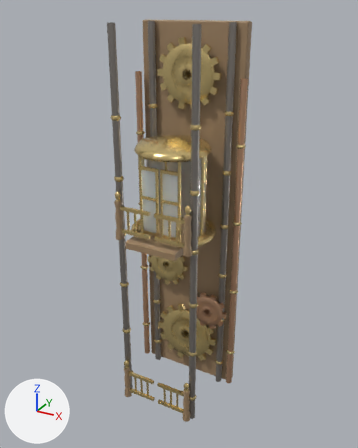
Before and after pictures for a commit that changed the glTF model assets/architecture/elevator_tower.glb.
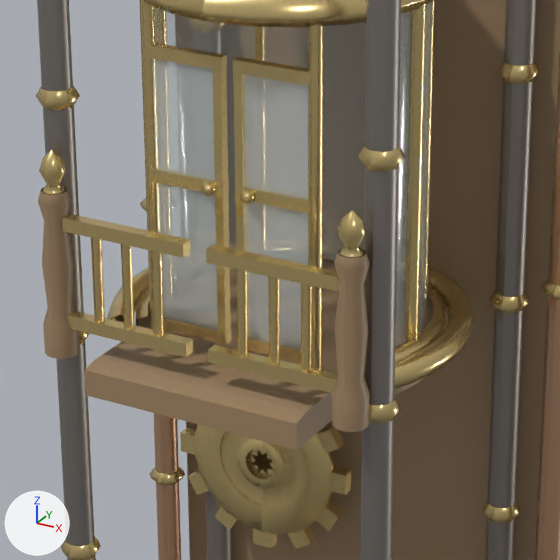
The first picture shows the older version from a 50 mm camera at (3.14, -4.16, 6.08) aimed at (0.05, 1.44, 3.27). The close-ups show the older and then the newer version on the part from 29% to 66% of the width and 35% to 64% of the height of that picture. Only the edits that show in the close-ups are written down. Every picture has the same lights, and +X, +Y and +Z are marked at lower left. Where no turn or scale is listed for an object, it has been applied to the vertices. Vertices at exactly the same position are counted once.

The scene before the commit, as lines of its bpy script (objects in view):
```python
ob_cabindoor_r = bpy.data.objects.new('CabinDoor_R', me_cabindoor_r_mesh)
ob_cabindoor_r.location = (0.29, 1.02, 3.2)
ob_elevator_tower_static = bpy.data.objects.new('Elevator_Tower_Static', me_elevator_tower_static_mesh)
ob_elevator_tower_static.location = (0.0, 1.38, 0.0)
ob_liftgate_f2l = bpy.data.objects.new('LiftGate_f2L', me_liftgate_f2l_mesh)
ob_liftgate_f2l.location = (-0.48, 0.82, 3.18)
ob_liftgate_f2r = bpy.data.objects.new('LiftGate_f2R', me_liftgate_f2r_mesh)
ob_liftgate_f2r.location = (0.48, 0.82, 3.18)
# me_liftgate_f2l_mesh
# before: 1 (0.44, -0.02, 0.427) at pixel (183, 257), 2 (0.44, -0.02, 0.472) at pixel (183, 243), 4 (0.44, 0.02, 0.427) at pixel (190, 253), 7 (0.44, 0.02, 0.472) at pixel (190, 239)
# before: 9 (0.44, -0.02, 0.097) at pixel (186, 357), 10 (0.44, -0.02, 0.142) at pixel (185, 343), 12 (0.44, 0.02, 0.097) at pixel (193, 352), 15 (0.44, 0.02, 0.142) at pixel (192, 339)
# me_liftgate_f2r_mesh
# before: 0 (-0.44, -0.02, 0.427) at pixel (206, 262), 3 (-0.44, -0.02, 0.472) at pixel (206, 248), 5 (-0.44, 0.02, 0.427), 6 (-0.44, 0.02, 0.472) at pixel (213, 244)
# before: 8 (-0.44, -0.02, 0.097) at pixel (208, 362), 11 (-0.44, -0.02, 0.142) at pixel (208, 349), 13 (-0.44, 0.02, 0.097), 14 (-0.44, 0.02, 0.142) at pixel (215, 344)
# also in view: 'ShaftGear_3' at (-0.34, 1.78, 2.38); 'CabinDoor_L' at (-0.15, 1.0, 3.71); 'Elevator_Cabin_Body' at (0.0, 1.32, 3.82)
```
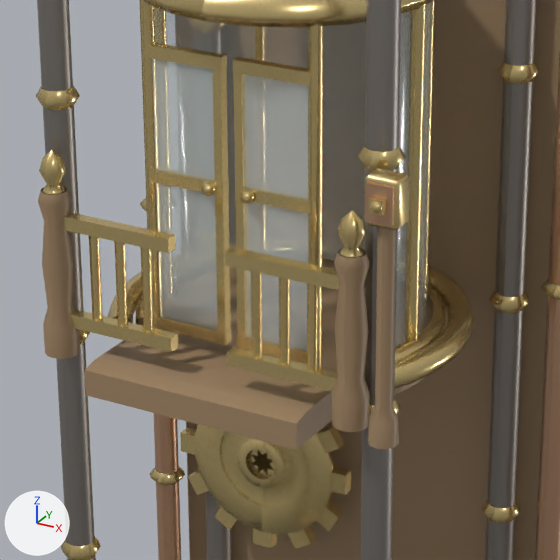
Changed parts and their boxes [x1, y1, x2, y2] in the close-ups (560 x 560 px; the box of a moved part takes in the faces that stretch with it):
'LiftGate_f2R', reshaped, moved (14% narrower)
    before: [206, 245, 339, 393]
    after: [225, 247, 339, 391]
'LiftGate_f2L', reshaped, moved (13% narrower)
    before: [62, 214, 193, 357]
    after: [64, 213, 178, 352]
'LiftSwitchBtn_f2', added
    after: [369, 197, 386, 216]
part 1 of me_elevator_tower_static_mesh, added (yellow)
    after: [365, 168, 410, 230]
part 2 of me_elevator_tower_static_mesh, added (beige)
    after: [365, 182, 394, 227]
part 3 of me_elevator_tower_static_mesh, added (brown)
    after: [368, 227, 399, 449]
part 4 of me_liftgate_f2l_mesh, moved or reshaped
    before: [91, 238, 105, 322]
    after: [89, 236, 103, 320]
part 5 of me_liftgate_f2l_mesh, moved or reshaped
    before: [121, 244, 134, 329]
    after: [114, 241, 128, 326]
part 6 of me_liftgate_f2l_mesh, moved or reshaped
    before: [151, 251, 164, 336]
    after: [140, 247, 154, 332]
part 7 of me_liftgate_f2l_mesh, moved or reshaped
    before: [62, 214, 191, 258]
    after: [64, 213, 176, 253]
part 8 of me_liftgate_f2l_mesh, moved or reshaped
    before: [67, 311, 193, 357]
    after: [69, 310, 178, 352]
part 9 of me_liftgate_f2r_mesh, moved or reshaped
    before: [301, 284, 312, 372]
    after: [307, 284, 318, 372]
part 10 of me_liftgate_f2r_mesh, moved or reshaped
    before: [268, 276, 280, 364]
    after: [279, 277, 290, 365]
part 11 of me_liftgate_f2r_mesh, moved or reshaped
    before: [236, 269, 248, 356]
    after: [251, 271, 262, 358]
part 12 of me_liftgate_f2r_mesh, moved or reshaped
    before: [206, 245, 337, 291]
    after: [225, 247, 338, 290]
part 13 of me_liftgate_f2r_mesh, moved or reshaped
    before: [208, 344, 338, 393]
    after: [227, 347, 338, 391]

What the commit changed:
me_elevator_tower_static_mesh is used by ob_elevator_tower_static; location (0.0, 1.38, 0.0).
me_elevator_tower_static_mesh had 2314 vertices, 3456 faces and spanned x -0.85..0.85, y -0.62..0.65, z 0.41..5.91.
me_elevator_tower_static_mesh now has 2482 vertices, 3736 faces and spans x -0.85..0.85, y -0.67..0.65, z 0.41..5.91.
me_elevator_tower_static_mesh part 1: the loose piece of 26 vertices spanning x -0.76..0.76, y 0.51..0.65, z 0.41..5.91 is copied, and the copy is scaled about its middle by (0.063, 0.566, 0.0247), then moved by (0.66, -1.2, 0.78), in mat_lift_brass (yellow #e9cf8f); it spans x 0.61..0.72, y -0.66..-0.58, z 3.87..4.01.
me_elevator_tower_static_mesh part 2: a new loose piece, a box spanning x 0.618..0.703, y -0.669..-0.651, z 3.883..3.997, in mat_lift_copper (beige #ddaf8c).
me_elevator_tower_static_mesh part 3: a new loose piece of 50 vertices spanning x 0.62..0.7, y -0.67..-0.57, z 3.18..3.9, in mat_lift_walnut (brown #a28666).
Other edits to the shape of me_elevator_tower_static_mesh do not show in these pictures.
me_liftgate_f2l_mesh is used by ob_liftgate_f2l; location (-0.48, 0.82, 3.18).
me_liftgate_f2l_mesh had 64 vertices, 72 faces and spanned x 0.0..0.44, y -0.02..0.02, z 0.097..0.472.
me_liftgate_f2l_mesh now has 64 vertices, 72 faces and spans x 0.0..0.38, y -0.02..0.02, z 0.097..0.472.
me_liftgate_f2l_mesh part 4: the loose piece of 16 vertices spanning x 0.094..0.126, y -0.016..0.016, z 0.12..0.45 is moved by (-0.015, 0.0, 0.0).
me_liftgate_f2l_mesh part 5: the loose piece of 16 vertices spanning x 0.204..0.236, y -0.016..0.016, z 0.12..0.45 is moved by (-0.03, 0.0, 0.0).
me_liftgate_f2l_mesh part 6: the loose piece of 16 vertices spanning x 0.314..0.346, y -0.016..0.016, z 0.12..0.45 is moved by (-0.045, 0.0, 0.0).
Part 7, on me_liftgate_f2l_mesh:
Vertices 1, 2, 4, 7 of me_liftgate_f2l_mesh move by (-0.06, 0.0, 0.0).
Part 8, on me_liftgate_f2l_mesh:
Vertices 9, 10, 12, 15 of me_liftgate_f2l_mesh move by (-0.06, 0.0, 0.0).
me_liftgate_f2r_mesh is used by ob_liftgate_f2r; location (0.48, 0.82, 3.18).
me_liftgate_f2r_mesh had 64 vertices, 72 faces and spanned x -0.44..0.0, y -0.02..0.02, z 0.097..0.472.
me_liftgate_f2r_mesh now has 64 vertices, 72 faces and spans x -0.38..0.0, y -0.02..0.02, z 0.097..0.472.
me_liftgate_f2r_mesh part 9: the loose piece of 16 vertices spanning x -0.126..-0.094, y -0.016..0.016, z 0.12..0.45 is moved by (0.015, 0.0, 0.0).
me_liftgate_f2r_mesh part 10: the loose piece of 16 vertices spanning x -0.236..-0.204, y -0.016..0.016, z 0.12..0.45 is moved by (0.03, 0.0, 0.0).
me_liftgate_f2r_mesh part 11: the loose piece of 16 vertices spanning x -0.346..-0.314, y -0.016..0.016, z 0.12..0.45 is moved by (0.045, 0.0, 0.0).
Part 12, on me_liftgate_f2r_mesh:
Vertices 0, 3, 5, 6 of me_liftgate_f2r_mesh move by (0.06, 0.0, 0.0).
Part 13, on me_liftgate_f2r_mesh:
Vertices 8, 11, 13, 14 of me_liftgate_f2r_mesh move by (0.06, 0.0, 0.0).
Mesh me_liftswitchbtn_f2_mesh is new.
It has 78 vertices, 124 faces and spans x -0.021..0.021, y -0.026..0.013, z -0.021..0.021.
It uses material mat_lift_brass (yellow #e9cf8f).
Object 'LiftGate_f2L' (ob_liftgate_f2l) moves from (-0.48, 0.82, 3.18) to (-0.48, 0.83, 3.18).
Object 'LiftGate_f2R' (ob_liftgate_f2r) moves from (0.48, 0.82, 3.18) to (0.48, 0.83, 3.18).
Object 'LiftSwitchBtn_f2' (ob_liftswitchbtn_f2) is new; it shows me_liftswitchbtn_f2_mesh.
Its location is (0.66, 0.705, 3.94).
